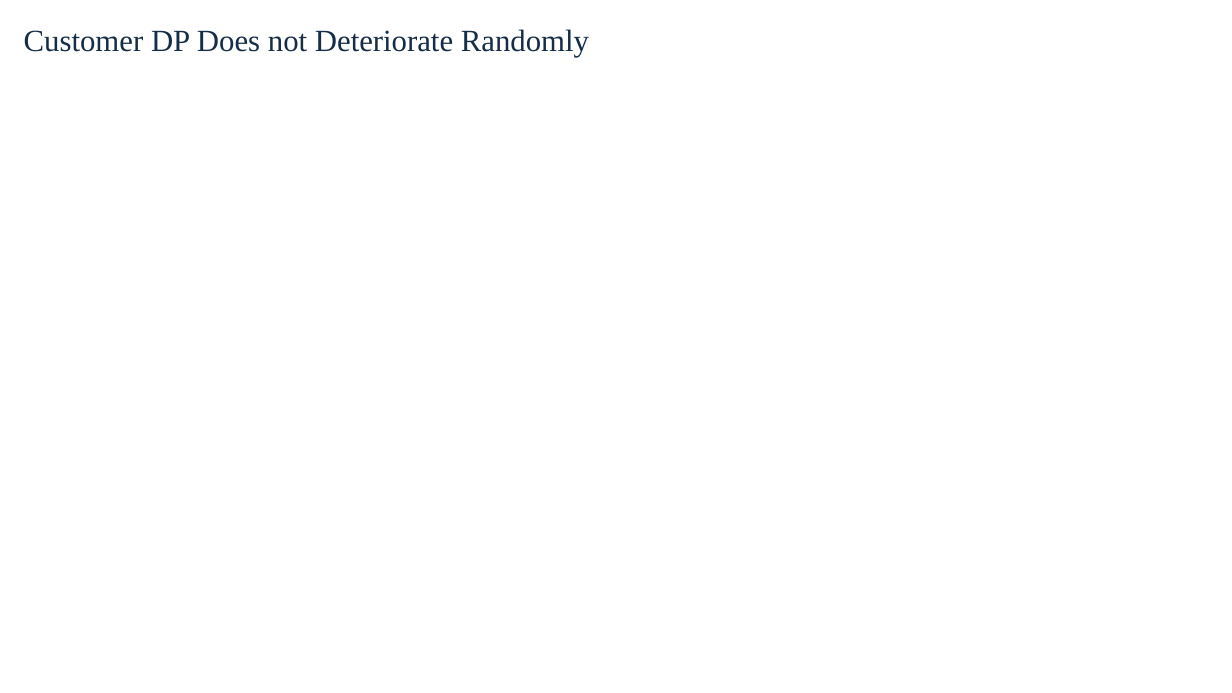
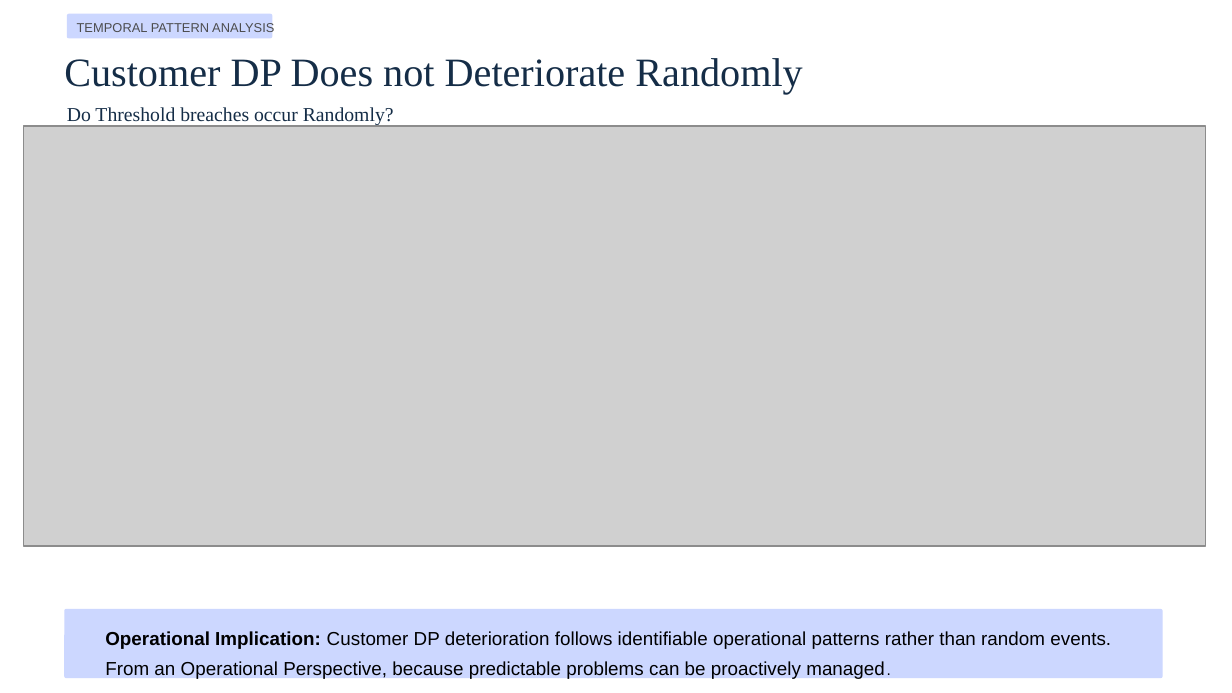
Before and after one commit to danyyen/dp-driver-analysis, a slide deck: slide 5 of presentation slide/Operational-Investigation-of-Customer-DP.pptx (slide 3 before the commit). Drawn at 1232x693 pixels with LibreOffice and Linux fonts; fonts in the diff are those of the drawing; grey boxes stand for pictures; background and template pictures are left out. Boxes give left, top, right and bottom in pixels: in the first picture for what was removed or moved away, otherwise in the second. Text is boxed around its words. In the diff, an @@ line names an element or a change of style, - is before the commit and + after.

```diff
--- a/presentation slide/Operational-Investigation-of-Customer-DP.pptx
+++ b/presentation slide/Operational-Investigation-of-Customer-DP.pptx
@@ rounded rectangle added at bbox=[67, 14, 272, 38], fill #CCD7FF @@
@@ text added at bbox=[77, 22, 274, 35], 7.5 pt, text #4C4C4D @@
+TEMPORAL PATTERN ANALYSIS
@@ text "Customer DP Does not Deteriorate ...": place and size @@
-text "Customer DP Does not Deteriorate ..." at bbox=[24, 29, 589, 57]
+text "Customer DP Does not Deteriorate ..." at bbox=[64, 58, 802, 95]
@@ text "Customer DP Does not Deteriorate ..." at bbox=[64, 58, 802, 95]: size 18 to 23.5 pt @@
@@ text added at bbox=[67, 107, 394, 126], 11.5 pt, text #152D47 @@
+Do Threshold breaches occur Randomly?
@@ picture added at bbox=[23, 126, 1205, 546] @@
@@ rounded rectangle added at bbox=[64, 609, 1162, 678], fill #CCD7FF @@
@@ text added at bbox=[105, 631, 1111, 679], 11 pt, text #000000 @@
+Operational Implication: Customer DP deterioration follows identifiable operational patterns rather than random events. From an Operational Perspective, because predictable problems can be proactively managed.
```
Also in this commit, not shown: 4 other slides changed, 4 slides added, 1 slide removed, 5 other files.
